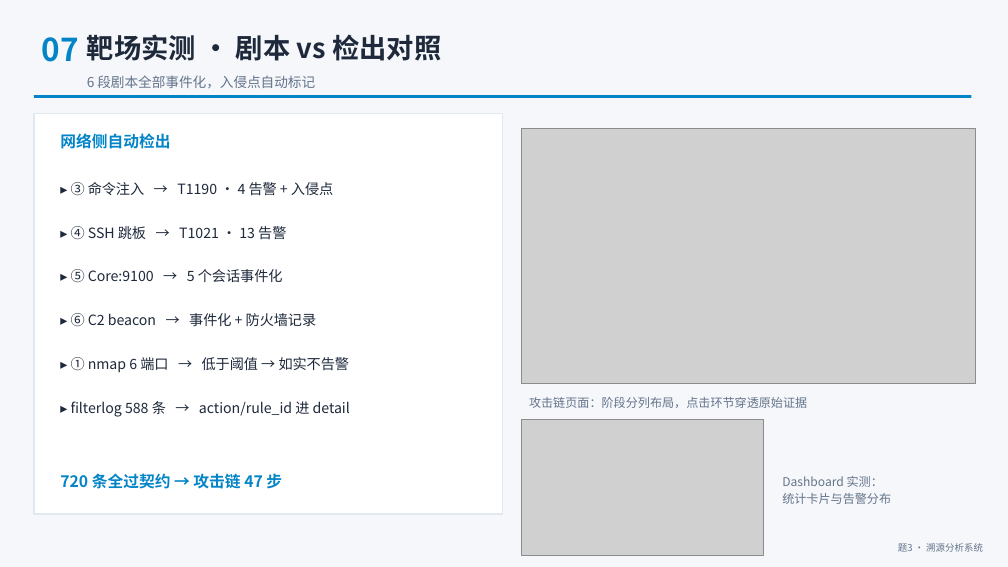
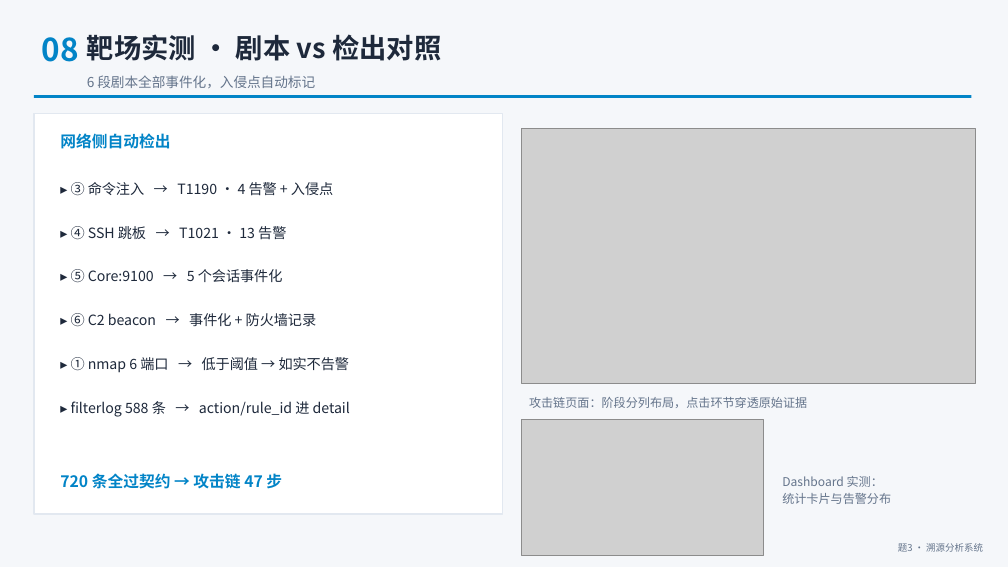
Before and after one commit to hotaru214/information_security_design_project, a slide deck: slide 10 of docs/答辩PPT-恶意攻击行为溯源分析系统.pptx (slide 9 before the commit). Drawn at 1008x567 pixels with LibreOffice and Linux fonts; fonts in the diff are those of the drawing; grey boxes stand for pictures. Boxes give left, top, right and bottom in pixels: in the first picture for what was removed or moved away, otherwise in the second. Text is boxed around its words. In the diff, an @@ line names an element or a change of style, - is before the commit and + after.

```diff
--- a/docs/答辩PPT-恶意攻击行为溯源分析系统.pptx
+++ b/docs/答辩PPT-恶意攻击行为溯源分析系统.pptx
@@ text at (41, 37, 78, 62): text changed @@
-07
+08
```
Also in this commit, not shown: 7 other slides changed, 2 slides added, 1 slide removed, 3 other files.
